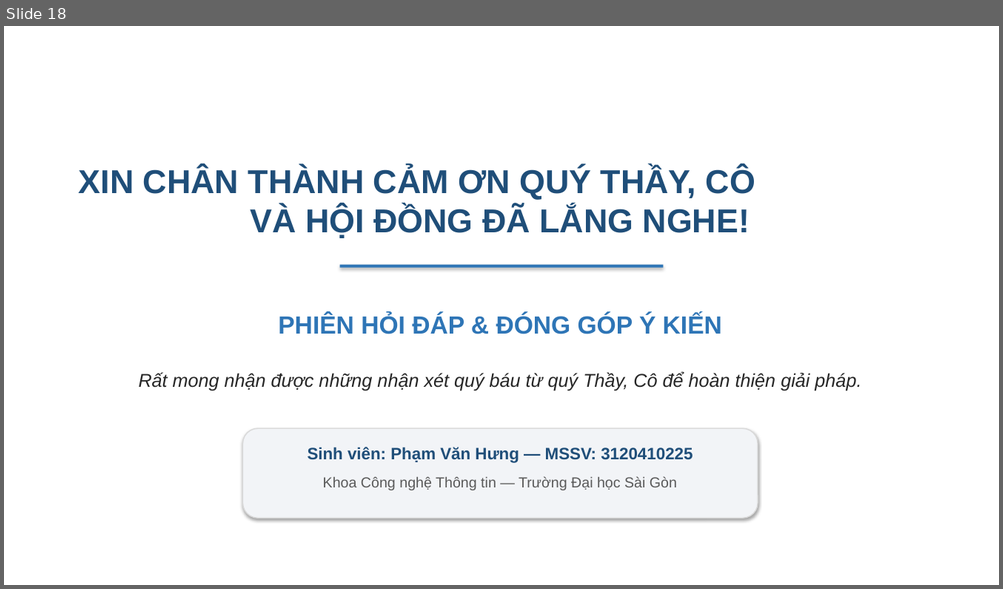
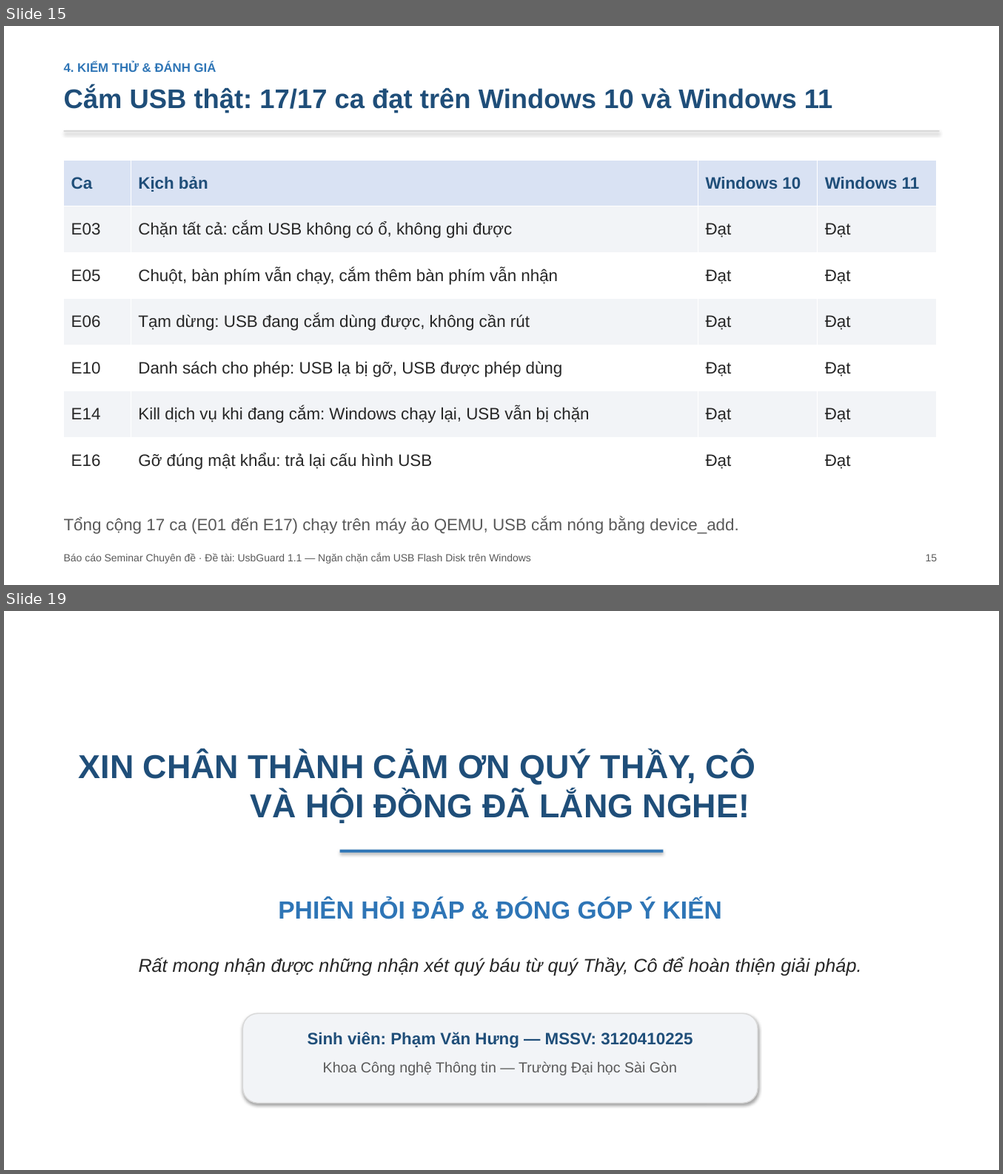
Before and after one commit to hungphamwp/usbguard, a slide deck: slide/SLIDE-UsbGuard.pptx. Shown one above the other, each under a label of ours: slide 18 before the commit, slides 15 and 19 after it; the slides between them are not shown. The pictures are 1003x589 and 1003x1174 pixels, drawn with LibreOffice and Linux fonts; fonts in the diff are those of the drawing. Boxes give left, top, right and bottom in pixels: in the first picture for what was removed or moved away, otherwise in the second. Text is boxed around its words. In the diff, an @@ line names an element or a change of style, - is before the commit and + after.

```diff
--- a/slide/SLIDE-UsbGuard.pptx
+++ b/slide/SLIDE-UsbGuard.pptx
@@ slide 15 added at [4, 26, 999, 585], background #FFFFFF @@
@@ text added at [64, 62, 216, 72], 12 pt, text #2E75B6, bold @@
+4. KIỂM THỬ & ĐÁNH GIÁ
@@ text added at [64, 87, 833, 113], 26 pt, text #1F4E79, bold @@
+Cắm USB thật: 17/17 ca đạt trên Windows 10 và Windows 11
@@ rectangle added at [64, 130, 939, 132], fill #D9D9D9 @@
@@ table added at [64, 160, 936, 484], 7 rows, 4 columns @@
+Ca | Kịch bản | Windows 10 | Windows 11
+E03 | Chặn tất cả: cắm USB không có ổ, không ghi được | Đạt | Đạt
+E05 | Chuột, bàn phím vẫn chạy, cắm thêm bàn phím vẫn nhận | Đạt | Đạt
+E06 | Tạm dừng: USB đang cắm dùng được, không cần rút | Đạt | Đạt
+E10 | Danh sách cho phép: USB lạ bị gỡ, USB được phép dùng | Đạt | Đạt
+E14 | Kill dịch vụ khi đang cắm: Windows chạy lại, USB vẫn bị chặn | Đạt | Đạt
+E16 | Gỡ đúng mật khẩu: trả lại cấu hình USB | Đạt | Đạt
@@ text added at [64, 517, 738, 534], 16 pt, text #595959 @@
+Tổng cộng 17 ca (E01 đến E17) chạy trên máy ảo QEMU, USB cắm nóng bằng device_add.
@@ text added at [64, 554, 531, 564], 10 pt, text #595959 @@
+Báo cáo Seminar Chuyên đề · Đề tài: UsbGuard 1.1 — Ngăn chặn cắm USB Flash Disk trên Windows
@@ text added at [925, 554, 937, 562], 10 pt, text #595959 @@
+15
@@ what was slide 18 is now slide 19 @@
```
Also in this commit, not shown: 14 slides changed, 3 other slides added, 3 slides removed, 17 other files.
